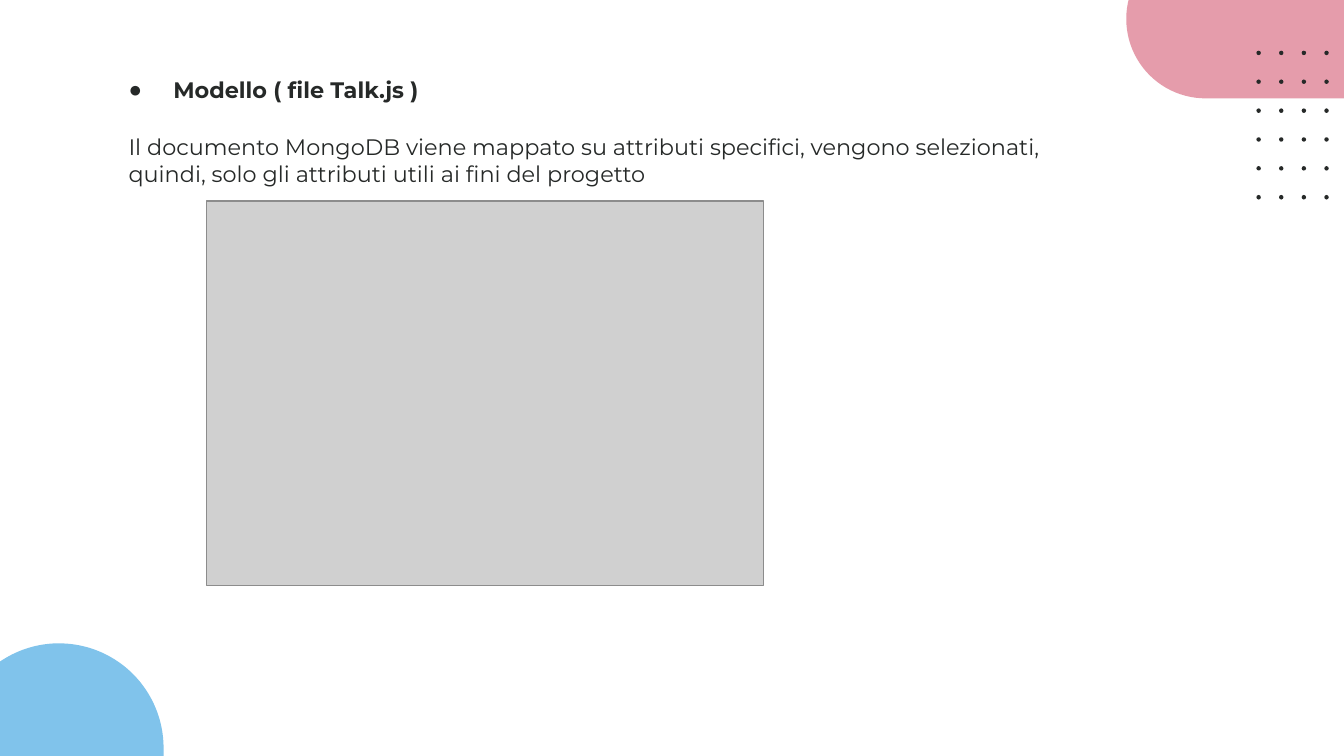
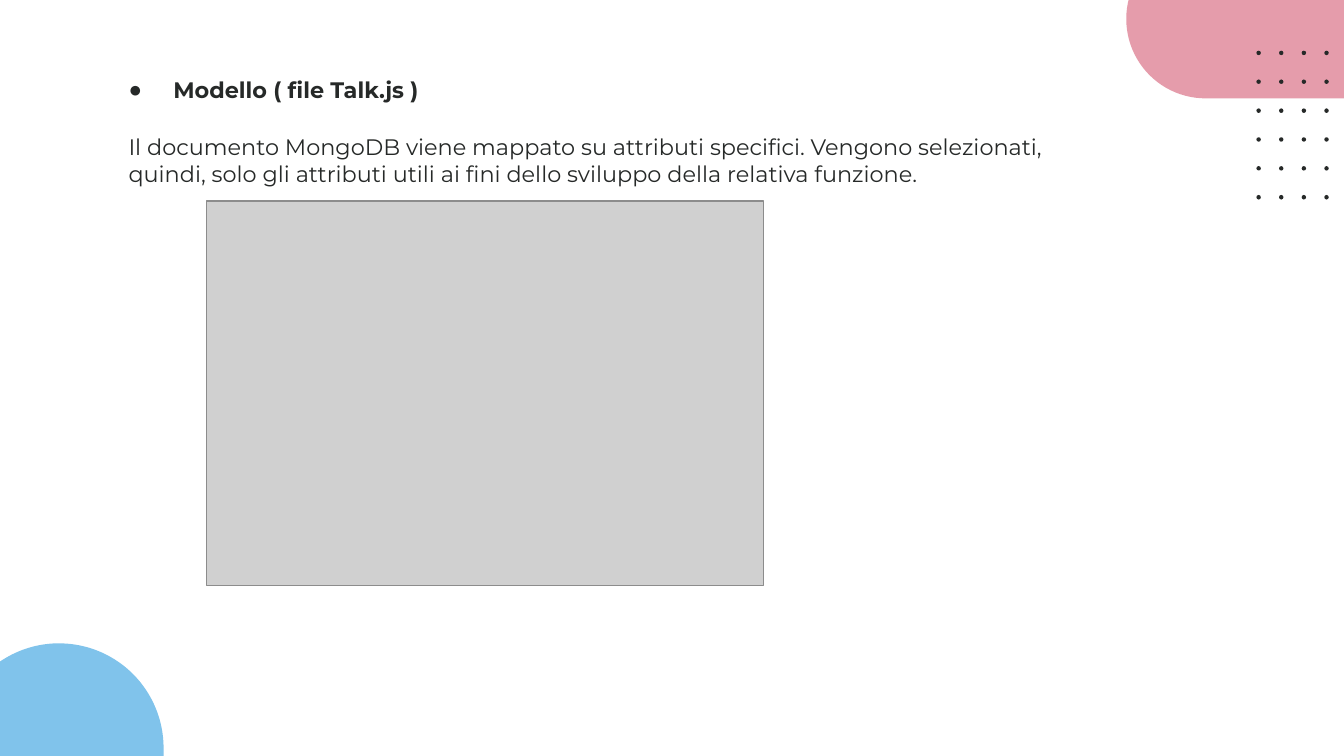
Before and after one commit to giotentori/unibg_cloud_and_mobile, a slide deck: slide 28 of Progetto_TCM/Progetto3.0/CommuniTEDx_3.0.pptx. Drawn at 1344x756 pixels with LibreOffice and Linux fonts; fonts in the diff are those of the drawing; grey boxes stand for pictures. Boxes give left, top, right and bottom in pixels: in the first picture for what was removed or moved away, otherwise in the second. Text is boxed around its words. In the diff, an @@ line names an element or a change of style, - is before the commit and + after.

```diff
--- a/Progetto_TCM/Progetto3.0/CommuniTEDx_3.0.pptx
+++ b/Progetto_TCM/Progetto3.0/CommuniTEDx_3.0.pptx
@@ text at <box>129,138,1042,187</box>: text changed @@
-Il documento MongoDB viene mappato su attributi specifici, vengono selezionati, quindi, solo gli attributi utili ai fini del progetto
+Il documento MongoDB viene mappato su attributi specifici. Vengono selezionati, quindi, solo gli attributi utili ai fini dello sviluppo della relativa funzione.
```
Also in this commit, not shown: 4 other slides changed.
